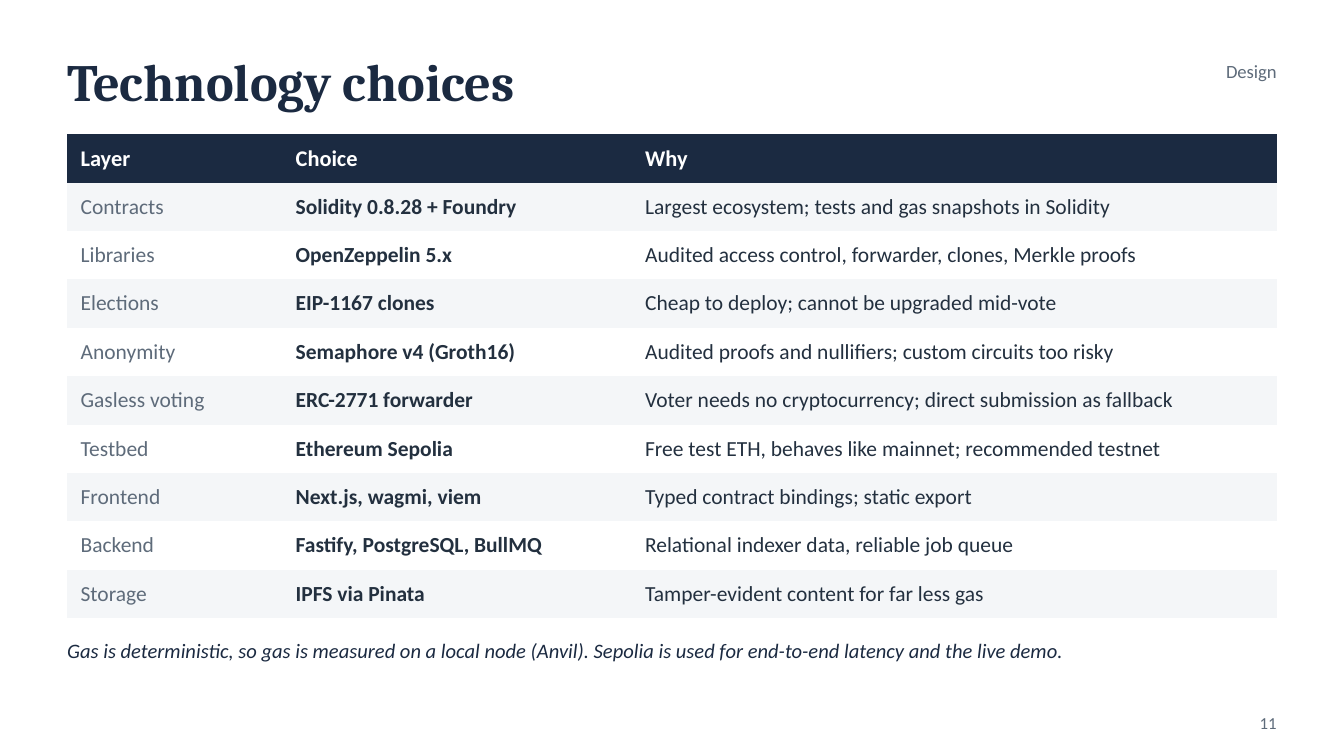
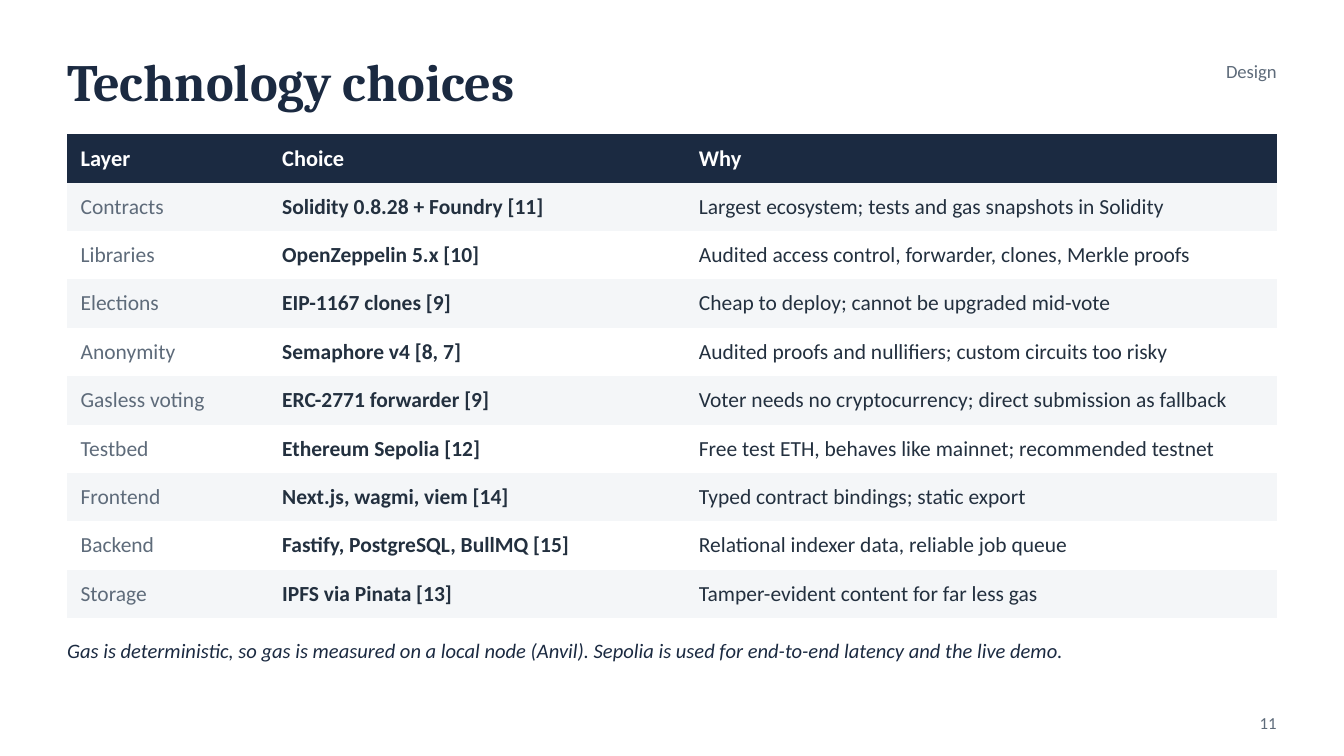
Before and after one commit to Chaitanya-Keyal/decentralized-voting-system, a slide deck: slide 11 of reports/eval1-slides.pptx. Drawn at 1344x756 pixels with LibreOffice and Linux fonts; fonts in the diff are those of the drawing. Boxes give left, top, right and bottom in pixels: in the first picture for what was removed or moved away, otherwise in the second. Text is boxed around its words. In the diff, an @@ line names an element or a change of style, - is before the commit and + after.

```diff
--- a/reports/eval1-slides.pptx
+++ b/reports/eval1-slides.pptx
@@ table at [67,134,1277,609] @@
-row 2, column 2: Solidity 0.8.28 + Foundry
+row 2, column 2: Solidity 0.8.28 + Foundry [11]
-row 3, column 2: OpenZeppelin 5.x
+row 3, column 2: OpenZeppelin 5.x [10]
-row 4, column 2: EIP-1167 clones
+row 4, column 2: EIP-1167 clones [9]
-row 5, column 2: Semaphore v4 (Groth16)
+row 5, column 2: Semaphore v4 [8, 7]
-row 6, column 2: ERC-2771 forwarder
+row 6, column 2: ERC-2771 forwarder [9]
-row 7, column 2: Ethereum Sepolia
+row 7, column 2: Ethereum Sepolia [12]
-row 8, column 2: Next.js, wagmi, viem
+row 8, column 2: Next.js, wagmi, viem [14]
-row 9, column 2: Fastify, PostgreSQL, BullMQ
+row 9, column 2: Fastify, PostgreSQL, BullMQ [15]
-row 10, column 2: IPFS via Pinata
+row 10, column 2: IPFS via Pinata [13]
```
Also in this commit, not shown: 5 other slides changed, 2 slides added, 1 slide removed, 19 other files.
